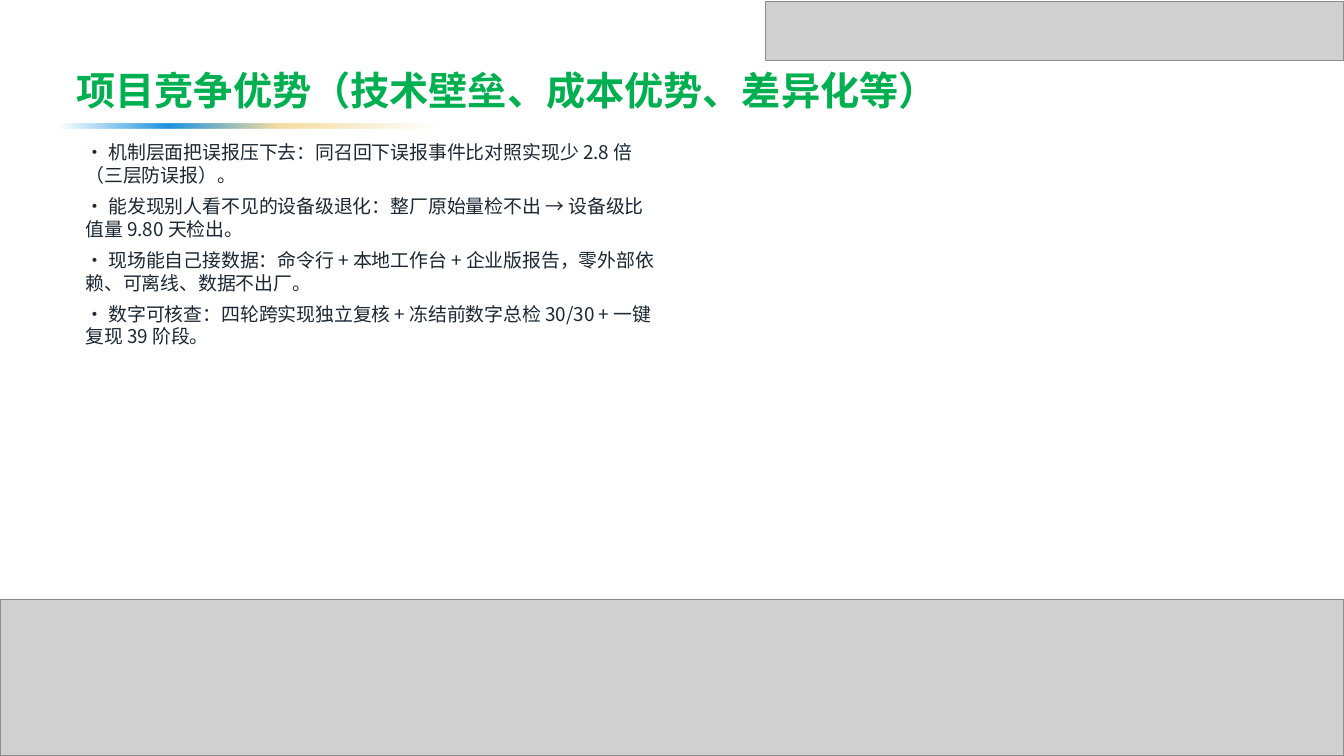
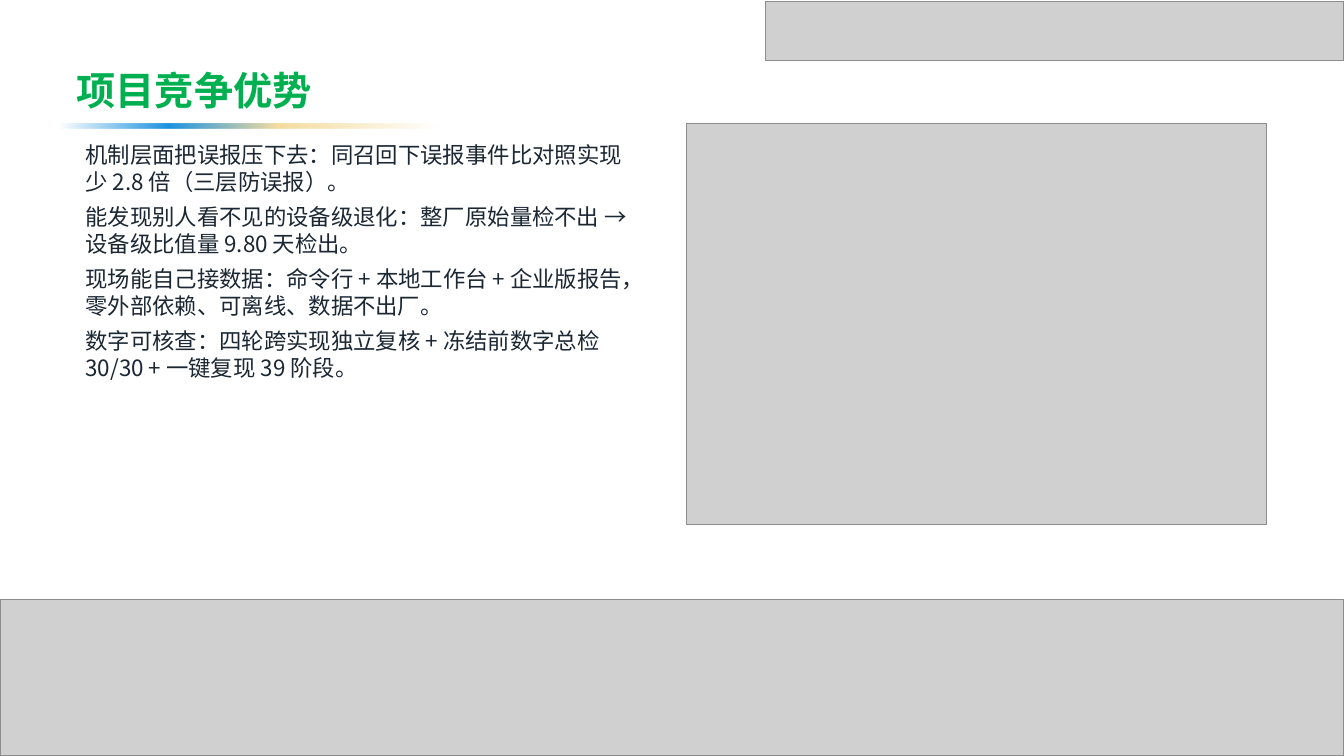
Before and after one commit to by739yang/BEWG_PdM, a slide deck: slide 10 of deliverables/ppt/澜脉_商业计划书.pptx (slide 13 before the commit). Drawn at 1344x756 pixels with LibreOffice and Linux fonts; fonts in the diff are those of the drawing; grey boxes stand for pictures; background and template pictures are left out. Boxes give left, top, right and bottom in pixels: in the first picture for what was removed or moved away, otherwise in the second. Text is boxed around its words. In the diff, an @@ line names an element or a change of style, - is before the commit and + after.

```diff
--- a/deliverables/ppt/澜脉_商业计划书.pptx
+++ b/deliverables/ppt/澜脉_商业计划书.pptx
@@ text at box(77, 71, 312, 109): text changed @@
-项目竞争优势（技术壁垒、成本优势、差异化等）
+项目竞争优势
@@ text at box(86, 144, 644, 380): text changed; size 13.5 to 16 pt @@
-· 机制层面把误报压下去：同召回下误报事件比对照实现少 2.8 倍（三层防误报）。
-· 能发现别人看不见的设备级退化：整厂原始量检不出 → 设备级比值量 9.80 天检出。
-· 现场能自己接数据：命令行 + 本地工作台 + 企业版报告，零外部依赖、可离线、数据不出厂。
-· 数字可核查：四轮跨实现独立复核 + 冻结前数字总检 30/30 + 一键复现 39 阶段。
+机制层面把误报压下去：同召回下误报事件比对照实现少 2.8 倍（三层防误报）。
+能发现别人看不见的设备级退化：整厂原始量检不出 → 设备级比值量 9.80 天检出。
+现场能自己接数据：命令行 + 本地工作台 + 企业版报告，零外部依赖、可离线、数据不出厂。
+数字可核查：四轮跨实现独立复核 + 冻结前数字总检 30/30 + 一键复现 39 阶段。
@@ picture added at box(687, 123, 1266, 524) @@
```
Also in this commit, not shown: 17 other slides changed, 1 slide added, 11 slides removed, 21 other files.
